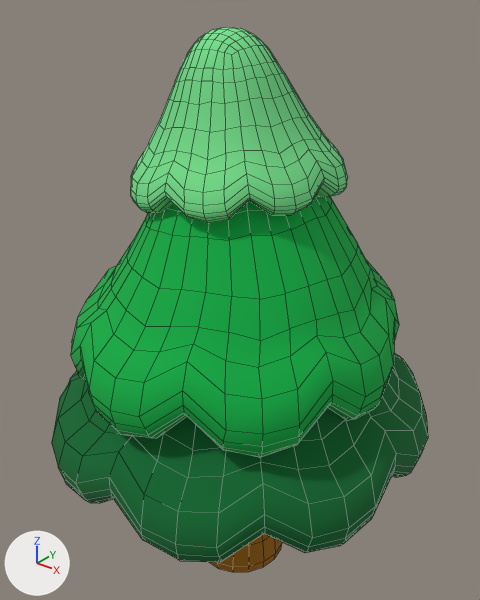
A saved change to the FBX model Honk/Assets/---Art---/Mesh/Sapins/Sapin_04_new.fbx.
Before and after are seen from a camera (50 mm lens) standing at (0.852, -1.067, 1.387) and looking at (-0.019, 0.021, 0.712). The axes (+X, +Y, +Z) are drawn at lower left. The lights are the same throughout. Mesh edges are drawn as thin lines. Where no turn or scale is listed for an object, it has been applied to the vertices.

The older version as bpy lines, for what is in view:
```python
me_mesh = bpy.data.meshes.new('Mesh')
me_mesh.from_pydata(...)  # 126 vertices, 108 faces; spans x -11.8..11.8, y -0.4..44.1, z -11.9..11.9
me_mesh.materials.append(mat_material__33)  # brown #a06700
me_mesh_002 = bpy.data.meshes.new('Mesh.002')
me_mesh_002.from_pydata(...)  # 512 vertices, 480 faces; spans x -9.1..9.1, y -9.1..9.1, z 1.2..17.0
me_mesh_002.materials.append(mat_material__26)  # green #00ad45
me_mesh_003 = bpy.data.meshes.new('Mesh.003')
me_mesh_003.from_pydata(...)  # 561 vertices, 544 faces; spans x -0.197..0.228, y -0.221..0.219, z -0.178..0.164
me_mesh_003.materials.append(mat_material__27)  # green #79e58f
ob_feuilles_haut_low001 = bpy.data.objects.new('Feuilles_Haut_low001', me_mesh_003)
ob_feuilles_haut_low001.location = (-0.019, 0.0, 1.135)
ob_feuilles_milieu_low001 = bpy.data.objects.new('Feuilles_Milieu_low001', me_mesh_002)
ob_feuilles_milieu_low001.parent = ob_feuilles_bas_low001
ob_feuilles_milieu_low001.location = (-0.0793, 0.0, 7.081)
ob_feuilles_milieu_low001.rotation_euler = (0.0, 0.0, 0.412)  # degrees (0, 0, 24)
ob_feuilles_milieu_low001.scale = (0.834, 0.912, 1.01)
ob_tronc_low006 = bpy.data.objects.new('Tronc_low006', me_mesh)
ob_tronc_low006.location = (0.0, 0.0, 0.0)
ob_tronc_low006.rotation_euler = (1.571, 0.0, 0.0)  # degrees (90, 0, 0)
ob_tronc_low006.scale = (0.01, 0.01, 0.01)
# also in view: 'Feuilles_Bas_low001' at (0.004, 0.0, 0.527)
```
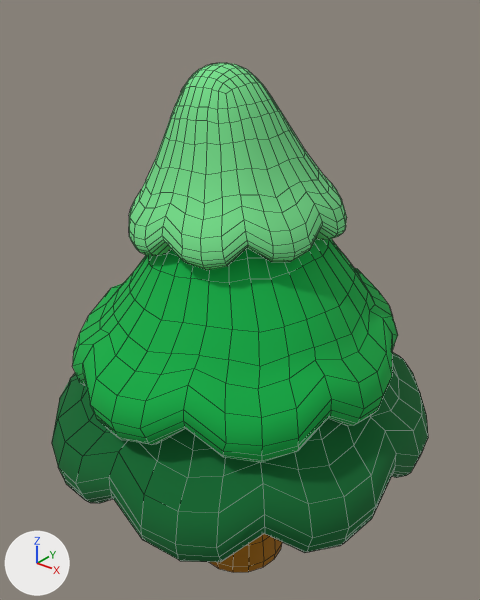
Commit message: sapin 04 correction taille milieu

Where the newer file only moved an object's origin or applied its transform, the numbers keep the older frame.

Where the change shows, as pixel boxes [x1, y1, x2, y2] in the pictures (480 x 600 px):
'Feuilles_Milieu_low001', rescaled (14% shorter): before [71, 196, 399, 458]; after [73, 239, 398, 463]
'Feuilles_Haut_low001', reshaped: before [131, 27, 348, 223]; after [129, 63, 347, 270]

The edits, one by one:
me_mesh_003 has 561 vertices, 544 faces and spans x -0.197..0.228, y -0.221..0.219, z -0.178..0.164.
me_mesh_003 is used by ob_feuilles_haut_low001; location (-0.019, 0.0, 1.135).
me_mesh_003 part 1: the whole mesh is multiplied about its middle by the matrix ((1.036, -0.006, -0.045), (-0.007, 1.045, 0.004), (-0.015, -0.001, 1.065)), then moved by (-0.008, 0.0, -0.078).
Object 'Feuilles_Milieu_low001' (ob_feuilles_milieu_low001) is rescaled from (0.834, 0.912, 1.01) to (0.833, 0.914, 0.806).
